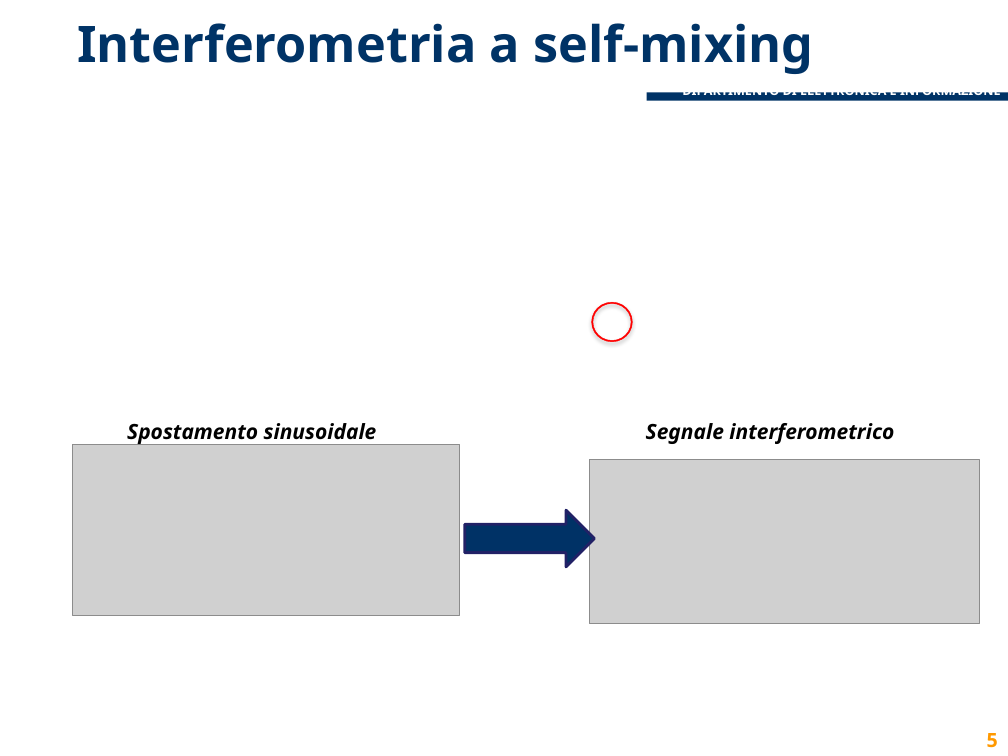
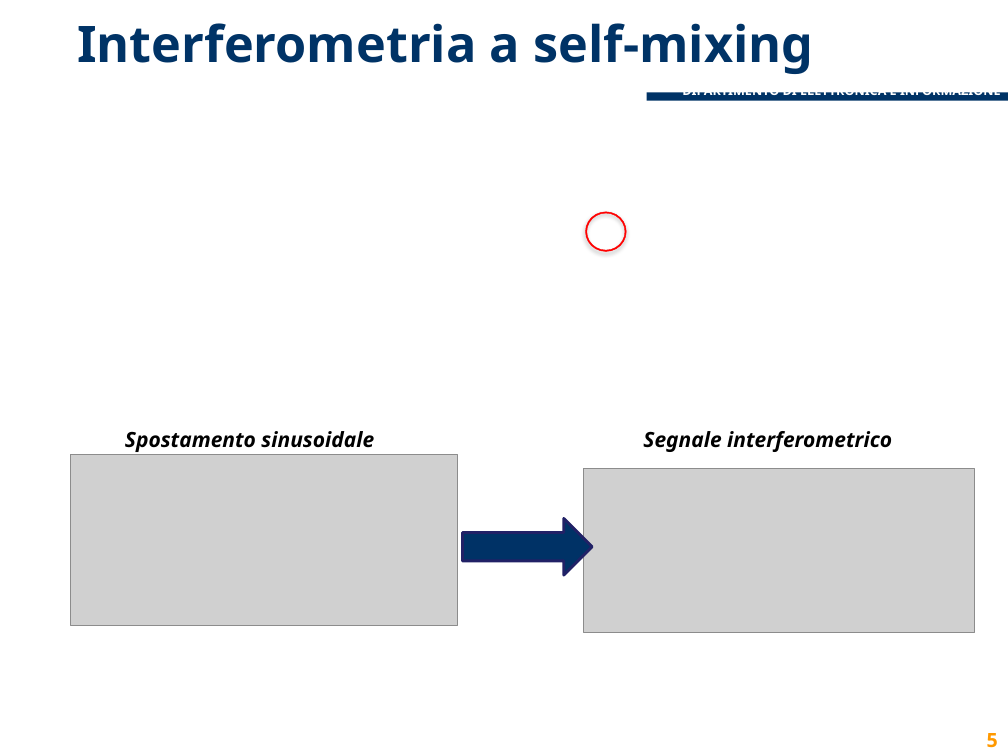
Before and after one commit to lcavagnispolimi/thesis_latex, a slide deck: slide 5 of presentazione_discussione.pptx. Drawn at 1008x756 pixels with LibreOffice and Linux fonts; fonts in the diff are those of the drawing; grey boxes stand for pictures; background and template pictures are left out. Boxes give left, top, right and bottom in pixels: in the first picture for what was removed or moved away, otherwise in the second. Text is boxed around its words. In the diff, an @@ line names an element or a change of style, - is before the commit and + after.

Commit message:
sistemata slide self-mix

```diff
--- a/presentazione_discussione.pptx
+++ b/presentazione_discussione.pptx
@@ donut: place and size @@
-donut at (592, 302, 632, 342)
+donut at (586, 212, 626, 251)
@@ picture: place and size @@
-picture at (590, 460, 980, 624)
+picture at (584, 468, 974, 632)
@@ 2 texts, 1 picture, 1 right arrow: place and size @@
-2 texts, 1 picture, 1 right arrow at (73, 423, 894, 616)
+2 texts, 1 picture, 1 right arrow at (71, 431, 892, 625)
```
